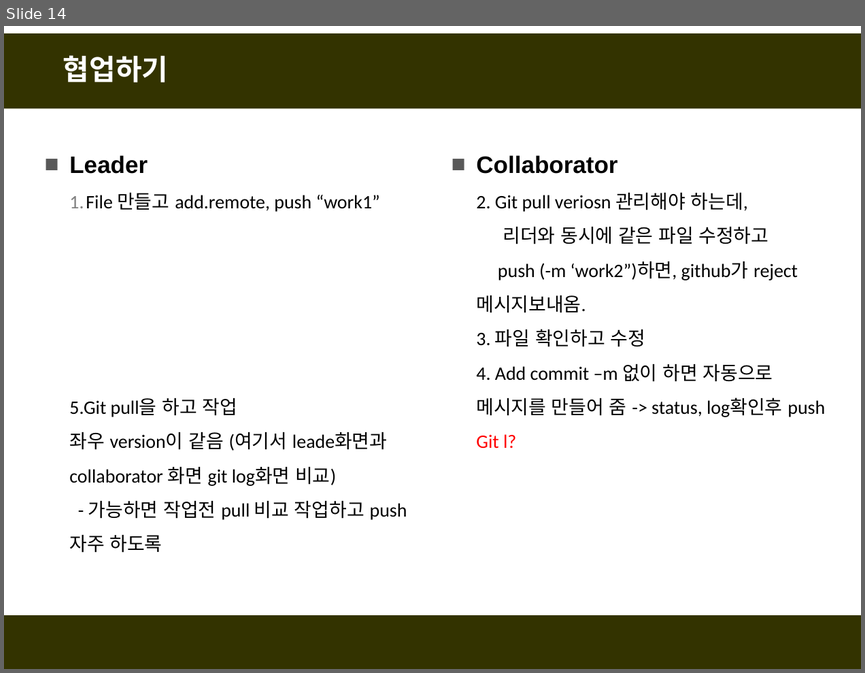
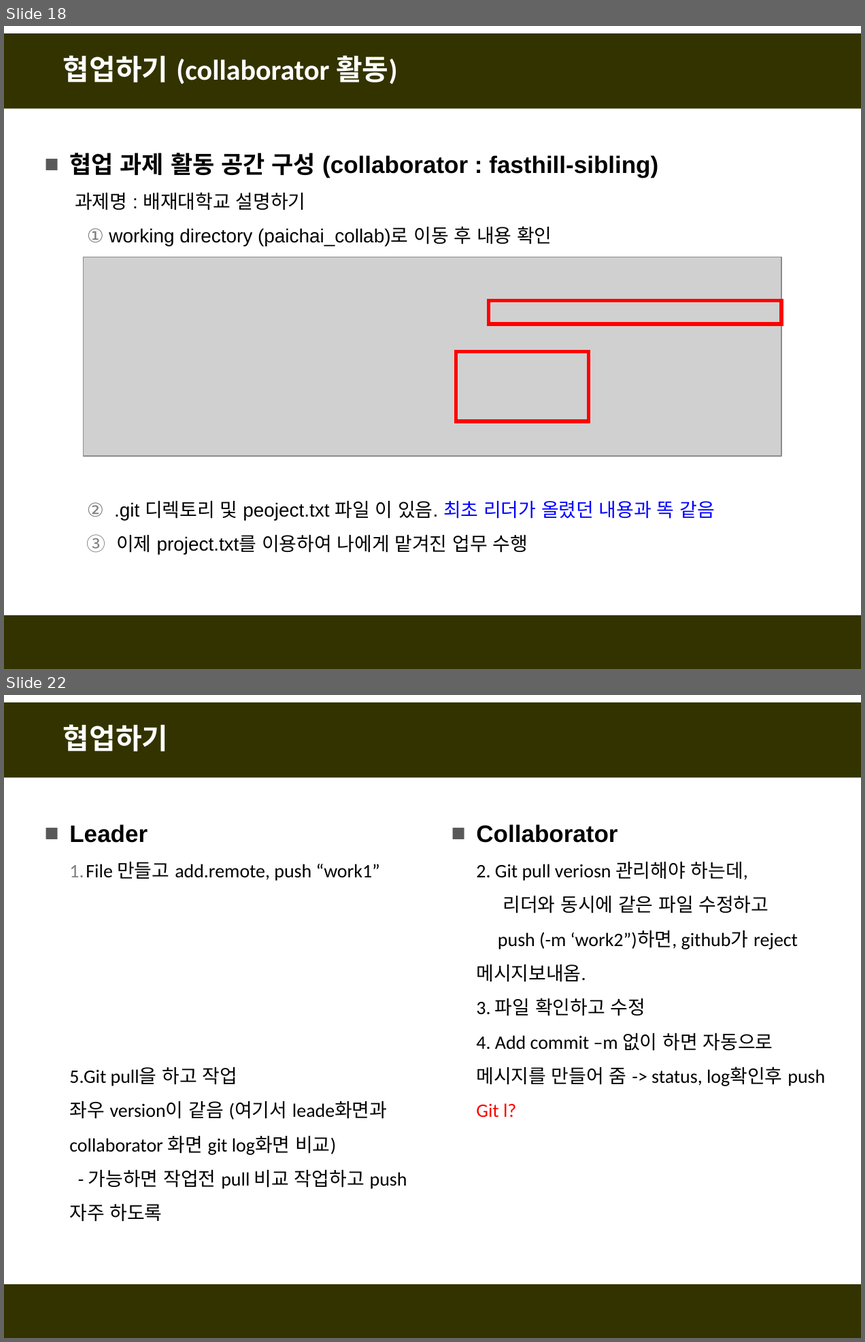
Before and after one commit to fasthill/github-lecture, a slide deck: git및github첫걸음-협업하기.pptx. Shown one above the other, each under a label of ours: slide 14 before the commit, slides 18 and 22 after it; the slides between them are not shown. The pictures are 865x673 and 865x1342 pixels, drawn with LibreOffice and Linux fonts; fonts in the diff are those of the drawing; grey boxes stand for pictures. Boxes give left, top, right and bottom in pixels: in the first picture for what was removed or moved away, otherwise in the second. Text is boxed around its words. In the diff, an @@ line names an element or a change of style, - is before the commit and + after.

```diff
--- a/git및github첫걸음-협업하기.pptx
+++ b/git및github첫걸음-협업하기.pptx
@@ slide 18 added at (4, 26, 861, 669), background #FFFFFF; not listed: 2 template elements that a slide beside it also shows @@
@@ title added at (63, 55, 397, 84), 24 pt, text #FFFFFF, bold @@
+협업하기 (collaborator 활동)
@@ text added at (69, 152, 714, 554), 16 pt, text #000000 @@
+■ 협업 과제 활동 공간 구성 (collaborator : fasthill-sibling)
+  과제명 : 배재대학교 설명하기
+  1. working directory (paichai_collab)로 이동 후 내용 확인
+  2. .git 디렉토리 및 peoject.txt 파일 이 있음. 최초 리더가 올렸던 내용과 똑 같음
+  3. 이제 project.txt를 이용하여 나에게 맡겨진 업무 수행
@@ picture added at (84, 257, 782, 455) @@
@@ rectangle added at (489, 300, 782, 324), outline #FF0000 3 pt @@
@@ rectangle added at (456, 352, 588, 422), outline #FF0000 3 pt @@
@@ what was slide 14 is now slide 22 @@
```
Also in this commit, not shown: 10 slides changed, 12 other slides added, 2 other files.
